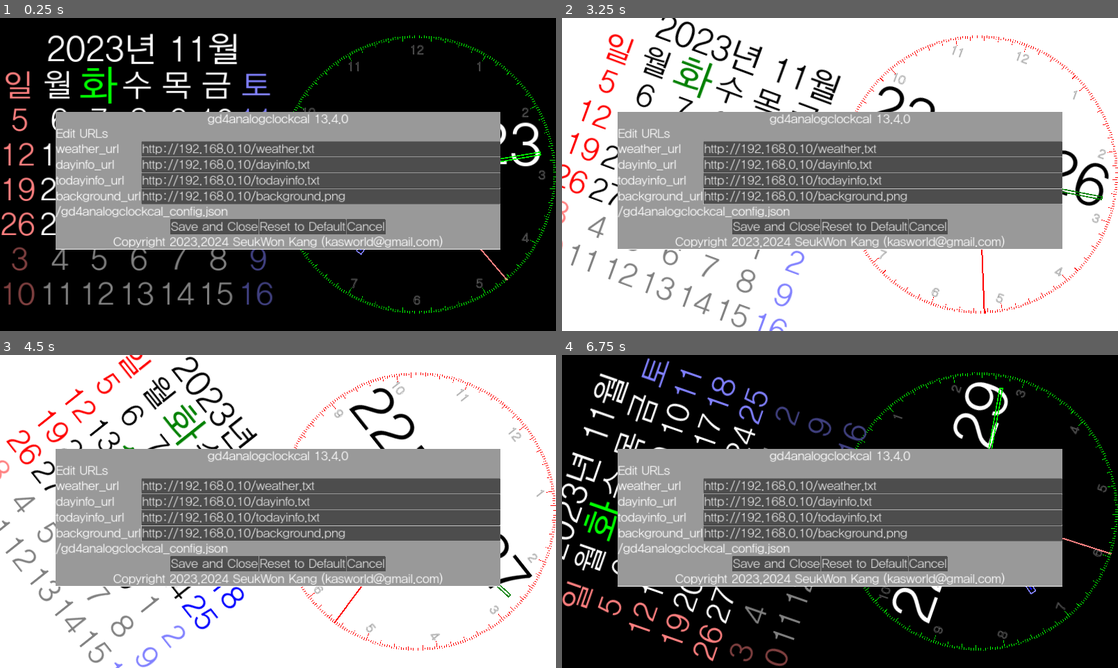
Above: before the commit, frames 1-4 (two rows, left to right).
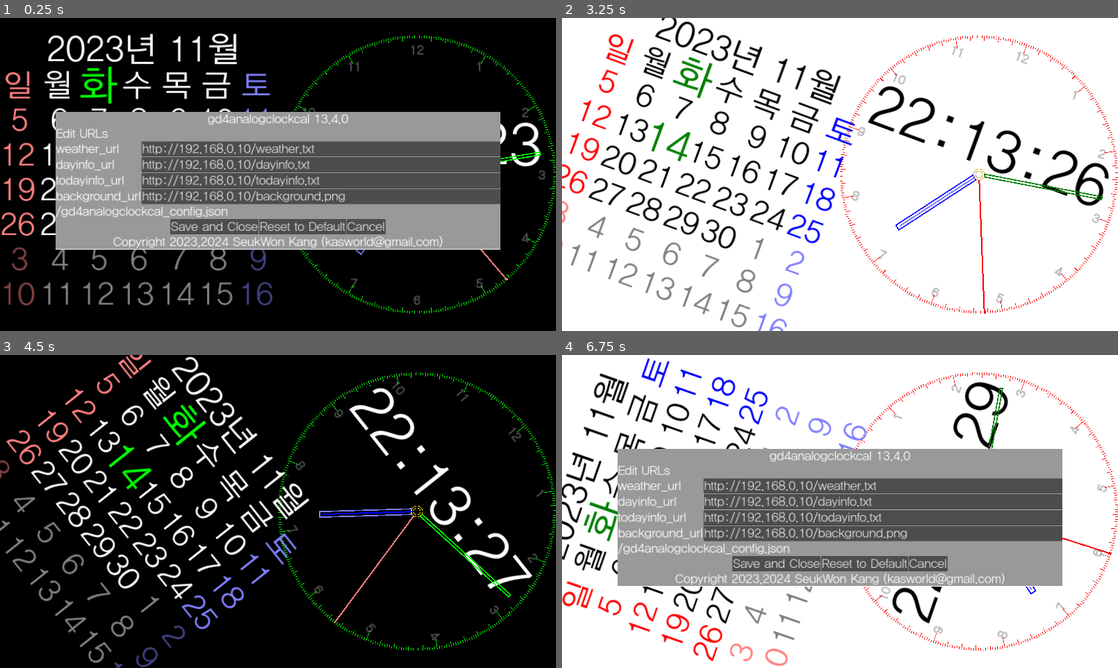
Above: after the commit, the same moments.

Repository: kasworld/gd4analogclockcal
Game: Godot game, scene res://main.tscn
Same seed, same stepped clock (60 frames per second), same inputs: the game is played once before the commit and once after it.
Inputs (mouse positions are in pixels of both pictures, inside the frame that each line leads up to):
- Up to frame 1 (0.25 s): no input
- Up to frame 2 (3.25 s): tap Enter at 0.5, 0.6, 1.35, 2.1, 2.85 s; move the mouse to (962, 158) at 0.52 s; click (962, 158) at 0.67 s; move the mouse to (728, 190) at 1.27 s; click (728, 190) at 1.42 s; move the mouse to (895, 105) at 2.02 s; click (895, 105) at 2.17 s; move the mouse to (812, 237) at 2.77 s; click (812, 237) at 2.92 s
- Up to frame 3 (4.5 s): move the mouse to (444, 558) at 3.52 s; tap Enter at 3.6, 4.35 s; click (444, 558) at 3.67 s; move the mouse to (111, 464) at 4.27 s; click (111, 464) at 4.42 s
- Up to frame 4 (6.75 s): move the mouse to (867, 511) at 5.02 s; tap Enter at 5.1, 5.85, 6.6 s; click (867, 511) at 5.17 s; move the mouse to (756, 433) at 5.77 s; click (756, 433) at 5.92 s; move the mouse to (962, 495) at 6.52 s; click (962, 495) at 6.67 s

The runs differ from the first frame. In frame 1, less than 0.1% of the frame differs, in the area x 54-96%, y 13-87%; in frame 2, 34%; in frame 3, 99%, in the area x 0-100%, y 0-100%; in frame 4, 65%.
Error in both runs: Attempt to call function 'store_line' in base 'null instance' on a null instance. (res://global/config.gd:13)

Commit message:
update dial bar size

Diff:
--- a/dial_bar/dial_bar.gd
+++ b/dial_bar/dial_bar.gd
@@ -37,7 +37,7 @@
 		var rad = deg_to_rad(-i+180)
 		var offset :float = 0
 		if i % 30 == 0 :
-			offset = r*0.06
+			offset = r*0.08
 		elif i % 6 == 0 :
 			offset = r*0.04
 		else :
--- a/main.tscn
+++ b/main.tscn
@@ -22,6 +22,7 @@
 z_index = 1
 
 [node name="AutoHideOptionPanel" type="Timer" parent="."]
+wait_time = 3.0
 one_shot = true
 autostart = true
 
--- a/project.godot
+++ b/project.godot
@@ -12,7 +12,7 @@
 
 config/name="gd4analogclockcal"
 run/main_scene="res://main.tscn"
-config/features=PackedStringArray("4.2", "Forward Plus")
+config/features=PackedStringArray("4.3", "Forward Plus")
 boot_splash/image="res://analog_clock.png"
 boot_splash/fullsize=false
 boot_splash/use_filter=false
--- a/timed_message/timed_message.gd
+++ /dev/null
@@ -1,15 +0,0 @@
-extends PanelContainer
-
-func init(rt :Rect2, ver :String)->void:
-	position = rt.position
-	size = rt.size
-	$VBoxContainer/VersionLabel.text = ver
-	theme.default_font_size = rt.size.y /5
-
-func show_message(msg :String, sec :float = 3)->void:
-	$VBoxContainer/Label.text = msg
-	visible = true
-	$Timer.start(sec)
-
-func _on_timer_timeout() -> void:
-	visible = false
--- a/timed_message/timed_message.tres
+++ /dev/null
@@ -1,6 +0,0 @@
-[gd_resource type="Theme" load_steps=2 format=3 uid="uid://c2mukxm1c10ti"]
-
-[sub_resource type="SystemFont" id="SystemFont_bejao"]
-
-[resource]
-default_font = SubResource("SystemFont_bejao")
--- a/timed_message/timed_message.tscn
+++ /dev/null
@@ -1,39 +0,0 @@
-[gd_scene load_steps=4 format=3 uid="uid://c6cct2gj2a3im"]
-
-[ext_resource type="Script" path="res://timed_message/timed_message.gd" id="1_4npvt"]
-[ext_resource type="Theme" uid="uid://c2mukxm1c10ti" path="res://timed_message/timed_message.tres" id="1_d10pc"]
-
-[sub_resource type="StyleBoxFlat" id="StyleBoxFlat_rqs3v"]
-bg_color = Color(0.337255, 0.337255, 0.337255, 1)
-border_width_left = 2
-border_width_top = 2
-border_width_right = 2
-border_width_bottom = 2
-
-[node name="TimedMessage" type="PanelContainer"]
-z_index = 1
-offset_right = 358.0
-offset_bottom = 62.0
-size_flags_horizontal = 3
-size_flags_vertical = 3
-theme = ExtResource("1_d10pc")
-theme_override_styles/panel = SubResource("StyleBoxFlat_rqs3v")
-script = ExtResource("1_4npvt")
-
-[node name="Timer" type="Timer" parent="."]
-
-[node name="VBoxContainer" type="VBoxContainer" parent="."]
-layout_mode = 2
-
-[node name="VersionLabel" type="Label" parent="VBoxContainer"]
-layout_mode = 2
-size_flags_vertical = 3
-text = "version string here"
-horizontal_alignment = 1
-vertical_alignment = 1
-
-[node name="Label" type="RichTextLabel" parent="VBoxContainer"]
-layout_mode = 2
-size_flags_vertical = 3
-
-[connection signal="timeout" from="Timer" to="." method="_on_timer_timeout"]
Not shown, changed: .gitignore
